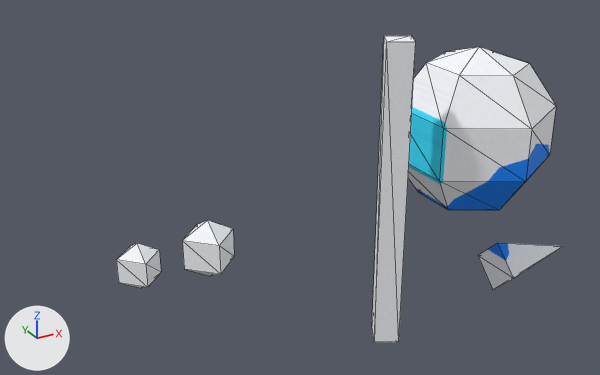
Renders of the glTF model server/src/main/resources/public/models/life/qingniao.glb from each side of a commit.
The view is the same before and after, from a camera (50 mm lens) standing at (-1.253, -1.433, 0.906) and looking at (-0.405, 0.108, 0.136). Every picture has the same lights, and +X, +Y and +Z are marked at lower left. The first picture is the older version. Mesh edges are drawn as thin lines. Vertices at exactly the same position are counted once.

Objects in the first picture: 'qingniao_body'.
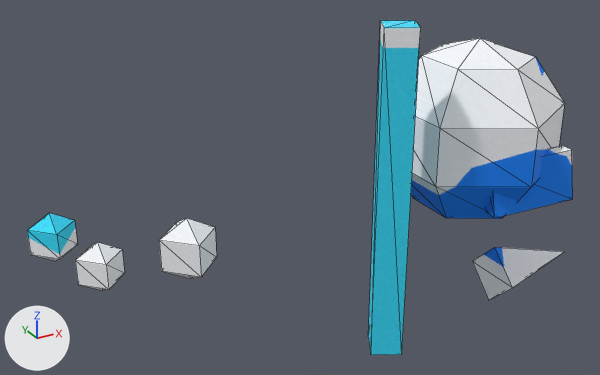
Boxes [x1, y1, x2, y2] around the edits, measured in the pictures (600 x 375 px; the box of a moved part takes in the faces that stretch with it):
'qingniao_body', reshaped (22% wider, 9% taller): before [116, 36, 562, 342]; after [27, 20, 573, 355]
part 1 of me_qingniao_body, added: after [411, 38, 565, 219]
part 2 of me_qingniao_body, moved or reshaped: before [478, 243, 562, 289]; after [472, 247, 563, 300]
part 3 of me_qingniao_body, moved or reshaped: before [182, 220, 234, 276]; after [159, 218, 217, 279]
part 4 of me_qingniao_body, moved or reshaped: before [116, 243, 161, 288]; after [75, 242, 125, 291]
part 5 of me_qingniao_body, added: after [27, 213, 77, 261]
part 6 of me_qingniao_body, rebuilt (20% wider, 9% taller): before [372, 36, 416, 342]; after [368, 20, 421, 355]
part 7 of me_qingniao_body, built on: before [408, 47, 556, 210]; after [486, 145, 573, 218]

The change in detail:
me_qingniao_body is used by ob_qingniao_body; location (0.0, 0.0, 0.0).
me_qingniao_body had 59 vertices, 98 faces and spanned x -0.812..0.36, y -0.19..0.292, z -0.23..0.51.
me_qingniao_body now has 85 vertices, 138 faces and spans x -1.008..0.37, y -0.209..0.335, z -0.26..0.54.
me_qingniao_body part 1: a new loose piece, a UV sphere (6 segments, 5 rings, poles along z) spanning x -0.181..0.181, y -0.209..0.209, z 0.02..0.46, in mat_qingniao_body_mat.
me_qingniao_body part 2: the loose piece of 5 vertices spanning x 0.12..0.36, y -0.07..0.07, z -0.23..-0.09 is scaled about its middle by (1.08, 1.14, 1.14), then moved by (0.0, 0.0, -0.02).
me_qingniao_body part 3: the loose piece of 10 vertices spanning x -0.701..-0.579, y 0.039..0.161, z -0.03..0.11 is scaled about its middle by 1.09, then moved by (-0.04, 0.02, 0.0).
me_qingniao_body part 4: the loose piece of 10 vertices spanning x -0.812..-0.708, y 0.188..0.292, z -0.1..0.02 is scaled about its middle by 1.07, then moved by (-0.08, 0.04, 0.0).
me_qingniao_body part 5: the loose piece of 10 vertices spanning x -0.812..-0.708, y 0.188..0.292, z -0.1..0.02 is copied, and the copy is scaled about its middle by 0.933, then moved by (-0.2, -0.08, 0.16); it spans x -1.008..-0.912, y 0.112..0.208, z 0.064..0.176.
me_qingniao_body part 6: the loose piece of 8 vertices spanning x -0.325..-0.248, y -0.127..-0.05, z -0.19..0.51 is rebuilt with 8 vertices and now spans x -0.334..-0.239, y -0.136..-0.041, z -0.22..0.54.
Part 7, on me_qingniao_body:
26 vertices are removed from x -0.165..0.165, y -0.19..0.19, z 0.04..0.44.
48 faces are deleted.
16 vertices are added at x -0.068..0.148, y -0.206..0.204, z 0.089..0.231.
24 new faces join them.
